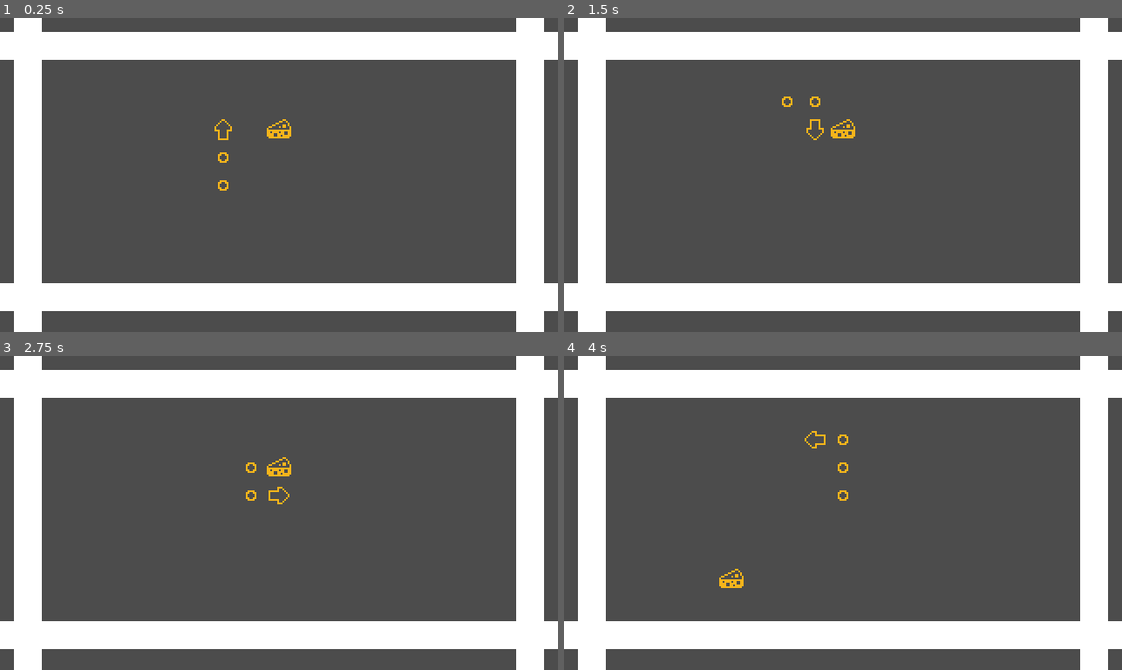
Above: before the commit, frames 1-4 (two rows, left to right).
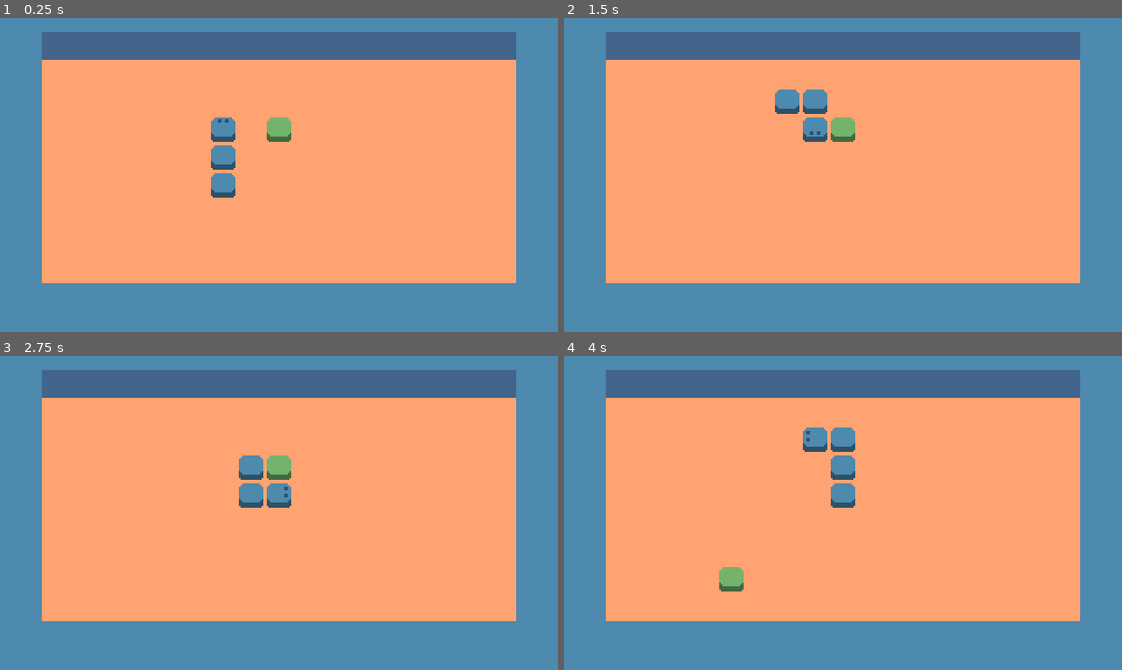
Above: after the commit, the same moments.

Repository: PerrierB/GitTest
Game: Godot game, scene res://Main.tscn
Two runs of this game, one before a commit and one after it. Both use one fixed random seed, a clock stepped at 60 frames per second and the inputs below.
Inputs:
- Up to frame 1 (0.25 s): no input
- Up to frame 2 (1.5 s): hold D (RIGHT) 0.53-1.28 s; tap Enter at 1.25 s; hold S (DOWN) from 1.28 s (still down)
- Up to frame 3 (2.75 s): release S (DOWN) at 2.03 s; hold D (RIGHT) from 2.03 s (still down)
- Up to frame 4 (4 s): tap Space at 2.75 s; release D (RIGHT) at 2.78 s; hold W (UP) 2.78-3.53 s; hold A (LEFT) from 3.53 s (still down)

The runs differ from the first frame. In frame 1, 100% of the frame differs, in the area x 0-100%, y 0-100%; in frame 2, 100%; in frame 3, 100%; in frame 4, 100%.

Commit message:
Snake

Diff:
--- a/Body.tscn
+++ b/Body.tscn
@@ -1,8 +1,8 @@
 [gd_scene load_steps=3 format=2]
 
-[ext_resource path="res://Arrows.png" type="Texture" id=1]
+[ext_resource path="res://Snake.png" type="Texture" id=1]
 
-[sub_resource type="CircleShape2D" id=2]
+[sub_resource type="CircleShape2D" id=1]
 radius = 5.0
 
 [node name="Body" type="Node2D"]
@@ -12,6 +12,7 @@
 }
 
 [node name="Sprite" type="Sprite" parent="."]
+modulate = Color( 0.305882, 0.537255, 0.682353, 1 )
 texture = ExtResource( 1 )
 hframes = 5
 
--- a/Food.tscn
+++ b/Food.tscn
@@ -1,6 +1,6 @@
 [gd_scene load_steps=3 format=2]
 
-[ext_resource path="res://Cheese.png" type="Texture" id=1]
+[ext_resource path="res://Snake.png" type="Texture" id=1]
 
 [sub_resource type="CircleShape2D" id=1]
 radius = 7.0265
@@ -9,7 +9,9 @@
 position = Vector2( 144, 90 )
 
 [node name="Sprite" type="Sprite" parent="."]
+modulate = Color( 0.454902, 0.701961, 0.419608, 1 )
 texture = ExtResource( 1 )
+hframes = 5
 
 [node name="Area2D" type="Area2D" parent="."]
 
--- a/Main.gd
+++ b/Main.gd
@@ -2,7 +2,6 @@
 
 onready var player = get_node("Snake")
 onready var food = load("res://Food.tscn")
-
 var curr_food
 
 func _ready():
@@ -21,6 +20,7 @@
 	var f = food.instance()
 	call_deferred("add_child",f)
 
+	get_node("Snake/Timer").wait_time -= 0.03
 	curr_food = f
 	f.position = Vector2(round(rand_range(2,18)),round(rand_range(2,9)))
 	f.position = f.position*16
--- a/Main.tscn
+++ b/Main.tscn
@@ -11,14 +11,21 @@
 [node name="Main" type="Node2D"]
 script = ExtResource( 3 )
 
+[node name="Sprite" type="Sprite" parent="."]
+modulate = Color( 1, 0.639216, 0.447059, 1 )
+position = Vector2( 156, 84 )
+scale = Vector2( 20.5, 11.5 )
+texture = ExtResource( 2 )
+
 [node name="Food" parent="." instance=ExtResource( 4 )]
 position = Vector2( 160, 64 )
 
 [node name="Environment" type="Position2D" parent="."]
 
 [node name="Wall-R" type="Node2D" parent="Environment"]
-position = Vector2( 304, 88 )
-scale = Vector2( 1, 12 )
+modulate = Color( 0.305882, 0.537255, 0.682353, 1 )
+position = Vector2( 312, 88 )
+scale = Vector2( 2, 12 )
 __meta__ = {
 "_edit_group_": true
 }
@@ -33,8 +40,9 @@
 shape = SubResource( 1 )
 
 [node name="Wall-L" type="Node2D" parent="Environment"]
-position = Vector2( 16, 88 )
-scale = Vector2( 1, 12 )
+modulate = Color( 0.305882, 0.537255, 0.682353, 1 )
+position = Vector2( 8, 88 )
+scale = Vector2( 2, 12 )
 __meta__ = {
 "_edit_group_": true
 }
@@ -49,8 +57,9 @@
 shape = SubResource( 1 )
 
 [node name="Wall-U" type="Node2D" parent="Environment"]
+modulate = Color( 0.262745, 0.396078, 0.545098, 1 )
 position = Vector2( 160, 16 )
-scale = Vector2( 24, 1 )
+scale = Vector2( 17, 1 )
 __meta__ = {
 "_edit_group_": true
 }
@@ -64,9 +73,27 @@
 [node name="CollisionShape2D" type="CollisionShape2D" parent="Environment/Wall-U/Area2D"]
 shape = SubResource( 1 )
 
+[node name="Wall-U2" type="Node2D" parent="Environment"]
+modulate = Color( 0.305882, 0.537255, 0.682353, 1 )
+position = Vector2( 160, 0 )
+scale = Vector2( 17, 1 )
+__meta__ = {
+"_edit_group_": true
+}
+
+[node name="Sprite" type="Sprite" parent="Environment/Wall-U2"]
+texture = ExtResource( 2 )
+
+[node name="Area2D" type="Area2D" parent="Environment/Wall-U2"]
+collision_layer = 2
+
+[node name="CollisionShape2D" type="CollisionShape2D" parent="Environment/Wall-U2/Area2D"]
+shape = SubResource( 1 )
+
 [node name="Wall-D" type="Node2D" parent="Environment"]
-position = Vector2( 160, 160 )
-scale = Vector2( 24, 1 )
+modulate = Color( 0.305882, 0.537255, 0.682353, 1 )
+position = Vector2( 160, 168 )
+scale = Vector2( 24, 2 )
 __meta__ = {
 "_edit_group_": true
 }
--- a/Snake.gd
+++ b/Snake.gd
@@ -44,7 +44,6 @@
 			head.position.x -= 16
 		RIGHT:
 			head.position.x += 16
-	pass
 
 func _on_Timer_timeout():
 	var p = part.instance()
--- a/Snake.tscn
+++ b/Snake.tscn
@@ -1,7 +1,7 @@
 [gd_scene load_steps=5 format=2]
 
 [ext_resource path="res://Snake.gd" type="Script" id=1]
-[ext_resource path="res://Arrows.png" type="Texture" id=2]
+[ext_resource path="res://Snake.png" type="Texture" id=2]
 [ext_resource path="res://Body.tscn" type="PackedScene" id=3]
 
 [sub_resource type="CircleShape2D" id=1]
@@ -23,6 +23,7 @@
 shape = SubResource( 1 )
 
 [node name="Sprite" type="Sprite" parent="Head"]
+modulate = Color( 0.305882, 0.537255, 0.682353, 1 )
 texture = ExtResource( 2 )
 hframes = 5
 frame = 1
Not shown: 1 places in Body.tscn that only renumber resources
Binary file added: Snake.png
Not shown, changed: Snake.png.import
